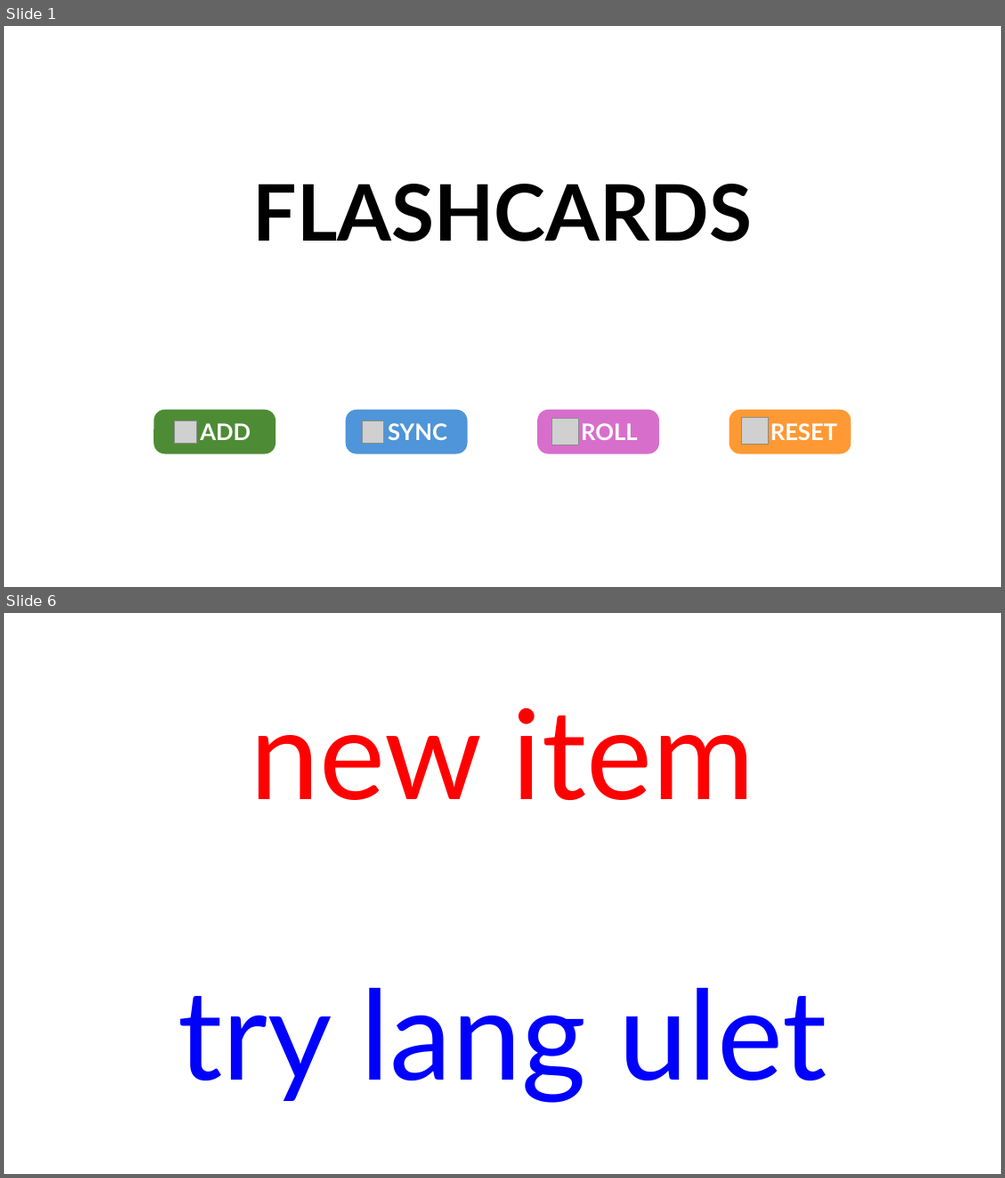
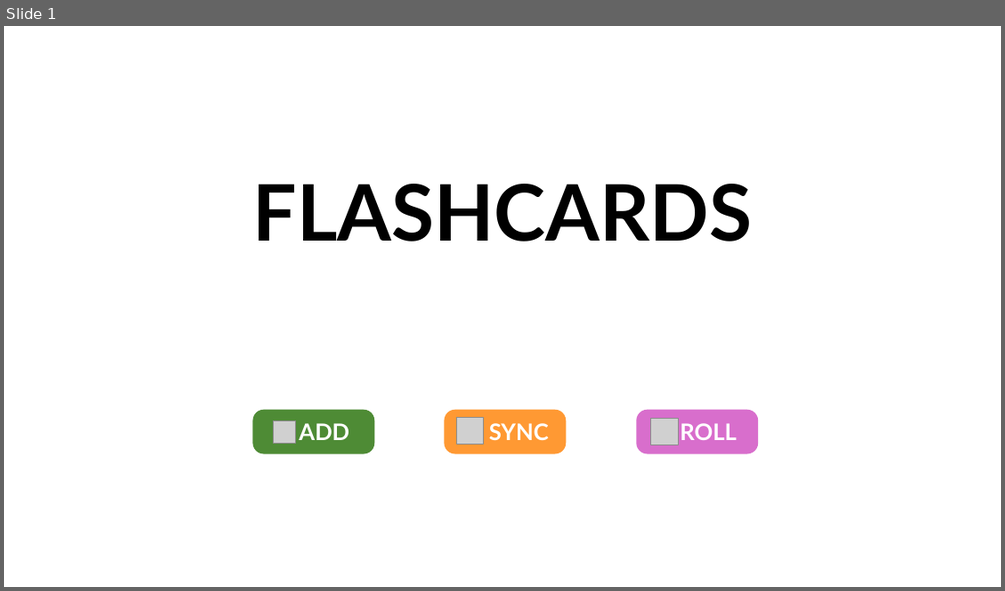
Before and after one commit to JoshuaRifareal/LET-Flashcards, a slide deck: Cards.pptm. Shown one above the other, each under a label of ours: slides 1 and 6 before the commit, slide 1 after it; the slides between them are not shown. The pictures are 1005x1178 and 1005x591 pixels, drawn with LibreOffice and Linux fonts; fonts in the diff are those of the drawing; grey boxes stand for pictures. Boxes give left, top, right and bottom in pixels: in the first picture for what was removed or moved away, otherwise in the second. Text is boxed around its words. In the diff, an @@ line names an element or a change of style, - is before the commit and + after.

```diff
--- a/Cards.pptm
+++ b/Cards.pptm
@@ slide 6 removed at [4,613,1001,1174], background #FFFFFF @@
@@ text removed at [251,708,754,800] @@
-new item
@@ text removed at [178,988,826,1102] @@
-try lang ulet
@@ slide 1 changed as well @@
@@ picture removed at [362,421,384,443] @@
@@ 3 rounded rectangles, 2 pictures: place and size @@
-3 rounded rectangles, 2 pictures at [154,410,659,454]
+3 rounded rectangles, 2 pictures at [253,410,759,454]
@@ rounded rectangle "SYNC" at [445,410,566,454]: fill #4E95D9 to #FF9933 @@
@@ picture: place and size @@
-picture at [741,417,769,444]
+picture at [456,417,484,444]
@@ rounded rectangle removed at [729,410,851,454] @@
-RESET
```
Also in this commit, not shown: 4 other slides removed, 2 other files.
